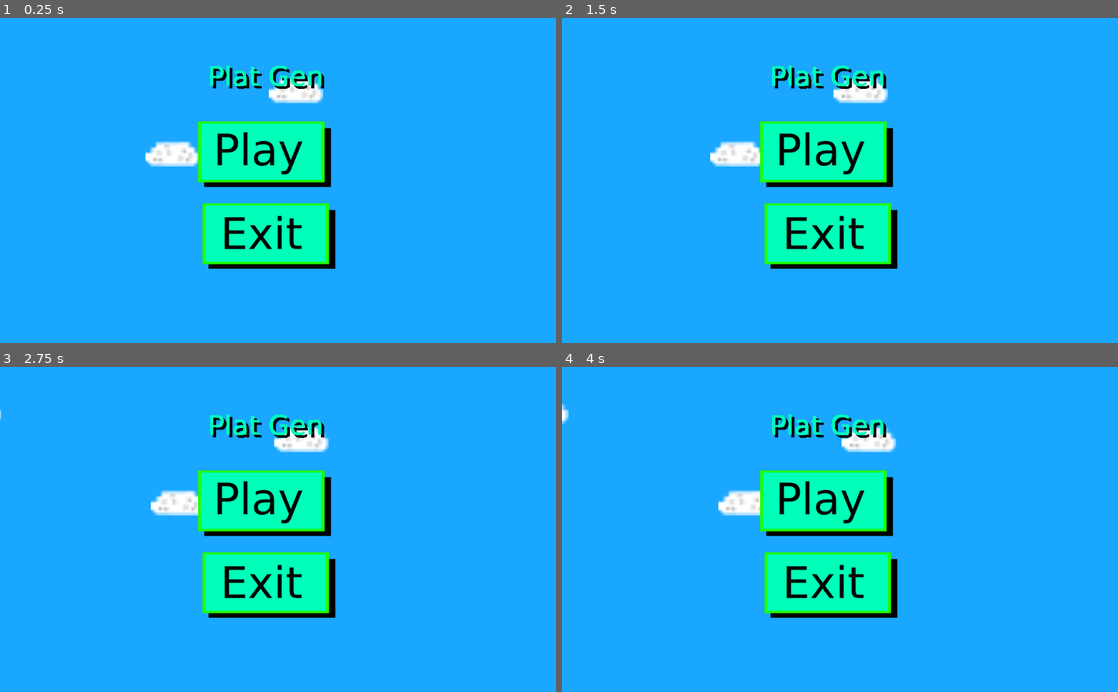
Above: before the commit, frames 1-4 (two rows, left to right).
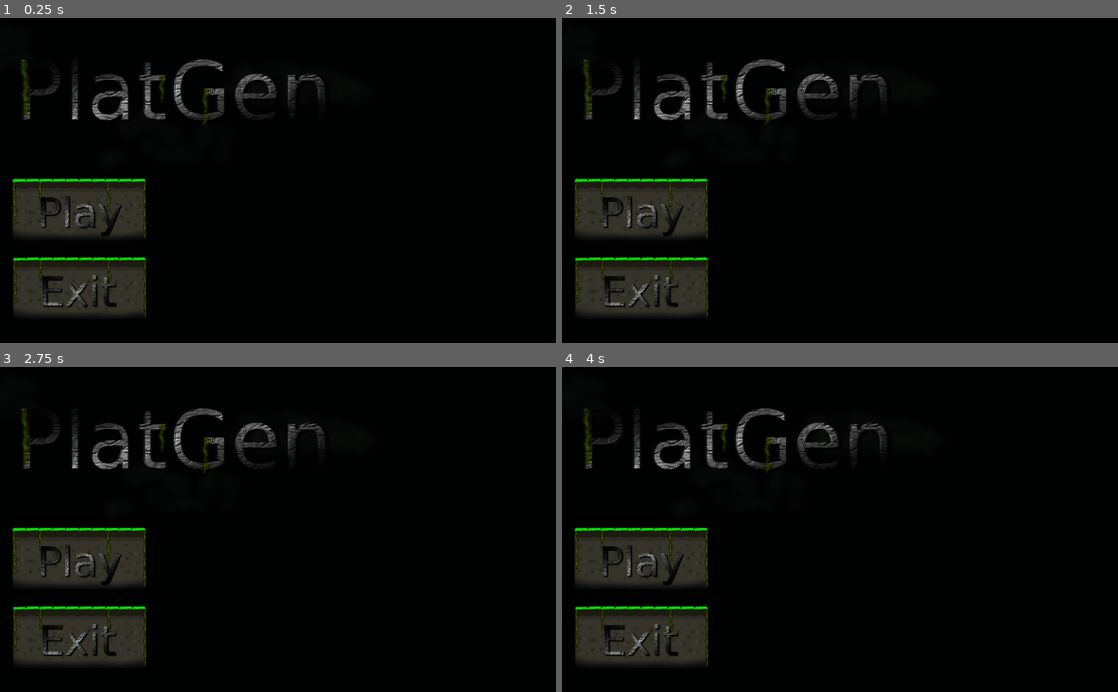
Above: after the commit, the same moments.

Repository: Broken-Lamp-A-Studio/PlatGen
Game: Godot game, scene res://scenes/Menu.tscn
Two runs of this game, one before a commit and one after it. Both use one fixed random seed, a clock stepped at 60 frames per second and the inputs below. Video files are missing from this copy of the repository; at most half a second of black plays in their place.
Inputs (mouse positions are in pixels of both pictures, inside the frame that each line leads up to; where the layout moved, square brackets give the same spot in the first picture):
- Up to frame 1 (0.25 s): no input
- Up to frame 2 (1.5 s): click (639, 213) [828, 154] at 0.5 s; click (639, 213) [828, 154] at 1.25 s
- Up to frame 3 (2.75 s): hold D from 2.03 s (still down); tap Space at 2.27 s
- Up to frame 4 (4 s): tap Enter at 2.75 s; release D at 2.78 s; hold A 2.78-3.53 s; tap Space at 3.02, 3.5 s; hold D from 3.53 s (still down)

The runs differ from the first frame. In frame 1, 98% of the frame differs, in the area x 0-100%, y 0-100%; in frame 2, 98%; in frame 3, 98%; in frame 4, 98%.

Commit message:
Godot files

Diff:
--- a/project.godot
+++ b/project.godot
@@ -15,10 +15,16 @@
 
 [application]
 
-config/name="Plat Gen"
+config/name="PlatGen"
 run/main_scene="res://scenes/Menu.tscn"
-boot_splash/image="res://icon.png"
+boot_splash/image="res://boot.png"
+boot_splash/bg_color=Color( 0, 0, 0, 1 )
 config/icon="res://icon.png"
+
+[debug]
+
+settings/gdscript/max_call_stack=1100
+shapes/collision/shape_color=Color( 0, 0.6, 0.701961, 0.501961 )
 
 [layer_names]
 
@@ -27,6 +33,12 @@
 2d_physics/layer_3="Wall"
 2d_physics/layer_4="enemy"
 
+[logging]
+
+file_logging/enable_file_logging=true
+file_logging/log_path="res://logs/log.txt"
+file_logging/max_log_files=25
+
 [rendering]
 
 environment/default_environment="res://default_env.tres"
--- a/scenes/Maploader.tscn
+++ b/scenes/Maploader.tscn
@@ -1,9 +1,13 @@
-[gd_scene load_steps=4 format=2]
+[gd_scene load_steps=5 format=2]
 
-[ext_resource path="res://textures/mapgen2.png" type="Texture" id=1]
-[ext_resource path="res://textures/mapgen.png" type="Texture" id=2]
+[ext_resource path="res://textures/map/default/cobble_1.png" type="Texture" id=1]
+[ext_resource path="res://textures/map/default/dirt_with_grass.png" type="Texture" id=2]
 
 [sub_resource type="RectangleShape2D" id=1]
+
+[sub_resource type="OccluderPolygon2D" id=2]
+cull_mode = 1
+polygon = PoolVector2Array( 22.2565, 55.4958, 24.4618, -47.4174, -24.7895, -45.9472, -25.5246, 56.966 )
 
 [node name="Maploader" type="StaticBody2D"]
 position = Vector2( 0.735107, -0.735092 )
@@ -12,15 +16,16 @@
 
 [node name="dirt" type="Sprite" parent="."]
 position = Vector2( 0, -0.630249 )
-scale = Vector2( 5, 5 )
 texture = ExtResource( 2 )
 
 [node name="cobble" type="Sprite" parent="."]
 position = Vector2( 0, 45.0217 )
-scale = Vector2( 5, 5 )
 texture = ExtResource( 1 )
 
 [node name="ss" type="CollisionShape2D" parent="."]
 position = Vector2( -0.039598, 22.6872 )
 scale = Vector2( 2.5, 5 )
 shape = SubResource( 1 )
+
+[node name="ss2" type="LightOccluder2D" parent="."]
+occluder = SubResource( 2 )
--- a/scenes/Menu.tscn
+++ b/scenes/Menu.tscn
@@ -1,26 +1,25 @@
-[gd_scene load_steps=17 format=2]
+[gd_scene load_steps=15 format=2]
 
 [ext_resource path="res://textures/logo.png" type="Texture" id=1]
 [ext_resource path="res://scenes/background.tscn" type="PackedScene" id=2]
-[ext_resource path="res://textures/exit_pressed.png" type="Texture" id=3]
-[ext_resource path="res://textures/exit.png" type="Texture" id=4]
-[ext_resource path="res://textures/Play.png" type="Texture" id=5]
-[ext_resource path="res://textures/play_pressed.png" type="Texture" id=6]
+[ext_resource path="res://textures/default_buttons/play_button_2.png" type="Texture" id=3]
+[ext_resource path="res://textures/default_buttons/exit_button_1.png" type="Texture" id=4]
+[ext_resource path="res://textures/default_buttons/play_button_1.png" type="Texture" id=5]
+[ext_resource path="res://textures/default_buttons/exit_button_2.png" type="Texture" id=6]
 [ext_resource path="res://scripts/Menu/exit.gd" type="Script" id=7]
 [ext_resource path="res://scripts/Menu/Menu.gd" type="Script" id=8]
 [ext_resource path="res://scenes/Maploader.tscn" type="PackedScene" id=9]
 [ext_resource path="res://scripts/VideoPlayer.gd" type="Script" id=10]
-[ext_resource path="res://textures/mapdefault.png" type="Texture" id=11]
 [ext_resource path="res://textures/loading.png" type="Texture" id=12]
 [ext_resource path="res://scenes/player.tscn" type="PackedScene" id=13]
 [ext_resource path="res://scripts/map.gd" type="Script" id=14]
 [ext_resource path="res://videos/ig.webm" type="VideoStream" id=16]
 
-[sub_resource type="RectangleShape2D" id=1]
-extents = Vector2( 11.2268, 1.31997 )
-
 [node name="Menu" type="Node2D"]
 script = ExtResource( 8 )
+
+[node name="CanvasModulate" type="CanvasModulate" parent="."]
+color = Color( 0.0470588, 0.0588235, 0.0470588, 1 )
 
 [node name="background" parent="." instance=ExtResource( 2 )]
 
@@ -36,36 +35,51 @@
 }
 
 [node name="logo" type="TextureRect" parent="Control"]
-margin_left = 382.864
-margin_top = 76.8743
-margin_right = 617.864
-margin_bottom = 143.874
+margin_left = -7.75311
+margin_top = 9.52652
+margin_right = 652.247
+margin_bottom = 259.527
+texture = ExtResource( 1 )
+__meta__ = {
+"_edit_use_anchors_": false
+}
+
+[node name="Light2D" type="Light2D" parent="Control/logo"]
+position = Vector2( 326.219, 125.672 )
 texture = ExtResource( 1 )
 
 [node name="exit" type="TextureButton" parent="Control"]
-margin_left = 372.595
-margin_top = 342.385
-margin_right = 872.595
-margin_bottom = 592.385
+margin_left = 23.3669
+margin_top = 440.804
+margin_right = 523.367
+margin_bottom = 690.804
 rect_scale = Vector2( 0.5, 0.5 )
 texture_normal = ExtResource( 4 )
-texture_hover = ExtResource( 3 )
+texture_hover = ExtResource( 6 )
 script = ExtResource( 7 )
 __meta__ = {
 "_edit_use_anchors_": false
 }
 
+[node name="Light2D" type="Light2D" parent="Control/exit"]
+position = Vector2( 247.635, 126.992 )
+texture = ExtResource( 4 )
+
 [node name="play" type="TextureButton" parent="Control"]
-margin_left = 365.042
-margin_top = 191.333
-margin_right = 865.042
-margin_bottom = 441.333
+margin_left = 22.1635
+margin_top = 296.102
+margin_right = 522.163
+margin_bottom = 546.102
 rect_scale = Vector2( 0.5, 0.5 )
 texture_normal = ExtResource( 5 )
-texture_hover = ExtResource( 6 )
+texture_hover = ExtResource( 3 )
 __meta__ = {
 "_edit_use_anchors_": false
 }
+
+[node name="Light2D" type="Light2D" parent="Control/play"]
+position = Vector2( 249.133, 125.494 )
+texture = ExtResource( 5 )
 
 [node name="map" type="Node2D" parent="."]
 position = Vector2( -1.12244, 404.591 )
@@ -91,21 +105,3 @@
 __meta__ = {
 "_edit_use_anchors_": false
 }
-
-[node name="Area2D" type="KinematicBody2D" parent="."]
-position = Vector2( -2.99658, 5.99323 )
-collision_layer = 5
-collision_mask = 0
-collision/safe_margin = 0.12
-motion/sync_to_physics = true
-
-[node name="CollisionShape2D" type="CollisionShape2D" parent="Area2D"]
-position = Vector2( 534.74, 583.045 )
-scale = Vector2( 50, 30 )
-shape = SubResource( 1 )
-
-[node name="mapdefault" type="Sprite" parent="Area2D"]
-visible = false
-position = Vector2( 528.188, 572.209 )
-scale = Vector2( 4, 7 )
-texture = ExtResource( 11 )
--- a/scenes/background.tscn
+++ b/scenes/background.tscn
@@ -1,10 +1,12 @@
-[gd_scene load_steps=6 format=2]
+[gd_scene load_steps=8 format=2]
 
 [ext_resource path="res://textures/background/sky.png" type="Texture" id=1]
 [ext_resource path="res://textures/background/cloud1.png" type="Texture" id=2]
 [ext_resource path="res://scripts/background2.gd" type="Script" id=3]
 [ext_resource path="res://scripts/Sprite2.gd" type="Script" id=4]
 [ext_resource path="res://scripts/Sprite3.gd" type="Script" id=5]
+[ext_resource path="res://textures/background/cloud3.png" type="Texture" id=6]
+[ext_resource path="res://textures/background/cloud2.png" type="Texture" id=7]
 
 [node name="background" type="Node2D"]
 script = ExtResource( 3 )
@@ -30,7 +32,7 @@
 [node name="Sprite" type="Sprite" parent="."]
 position = Vector2( -58.4405, 54.5445 )
 scale = Vector2( 5, 5 )
-texture = ExtResource( 2 )
+texture = ExtResource( 6 )
 
 [node name="Sprite2" type="Sprite" parent="."]
 position = Vector2( 545.445, 107.141 )
@@ -39,7 +41,7 @@
 script = ExtResource( 4 )
 
 [node name="Sprite3" type="Sprite" parent="."]
-position = Vector2( 317.527, 224.022 )
+position = Vector2( 315.579, 220.126 )
 scale = Vector2( 5, 5 )
-texture = ExtResource( 2 )
+texture = ExtResource( 7 )
 script = ExtResource( 5 )
--- /dev/null
+++ b/scenes/fire/Fire-general.tscn
@@ -0,0 +1,19 @@
+[gd_scene load_steps=4 format=2]
+
+[ext_resource path="res://scenes/fire/fire-main.tscn" type="PackedScene" id=1]
+[ext_resource path="res://textures/light fix patch1.png" type="Texture" id=2]
+[ext_resource path="res://scenes/fire/fire-micro.tscn" type="PackedScene" id=3]
+
+[node name="Fire-general" type="Node2D"]
+
+[node name="fire-micro" parent="." instance=ExtResource( 3 )]
+
+[node name="fire-main" parent="." instance=ExtResource( 1 )]
+
+[node name="Light2D" type="Light2D" parent="."]
+position = Vector2( 1.72094, 1.35704 )
+scale = Vector2( 0.253682, 0.409883 )
+texture = ExtResource( 2 )
+color = Color( 0.760784, 0.431373, 0.141176, 1 )
+shadow_enabled = true
+shadow_color = Color( 0.886275, 0.698039, 0.12549, 0 )
--- /dev/null
+++ b/scenes/fire/Fire-micro2.gd
@@ -0,0 +1,21 @@
+extends Sprite
+var rng = RandomNumberGenerator.new()
+var random = 0
+onready var time = OS.get_system_time_msecs()
+onready var time2 = OS.get_system_time_secs()
+func _ready():
+	set_process(true)
+	self.visible = true
+	rng.randomize()
+	random = rng.randf_range(1, 5)
+
+
+func _process(delta):
+	if(OS.get_system_time_msecs() - time > 50):
+		self.position.x += rng.randf_range(-1.00, 1.00)
+		self.position.y += 1
+		self.rotate(rng.randf_range(-1.00, 1.00))
+		time = OS.get_system_time_msecs()
+	if(OS.get_system_time_secs() - time > random):
+		self.visible = false
+		set_process(false)
--- /dev/null
+++ b/scenes/fire/fire-main.tscn
@@ -0,0 +1,18 @@
+[gd_scene load_steps=5 format=2]
+
+[ext_resource path="res://scripts/fire-main.gd" type="Script" id=1]
+[ext_resource path="res://textures/fire/main/orange.png" type="Texture" id=2]
+[ext_resource path="res://textures/fire/main/yellow.png" type="Texture" id=3]
+[ext_resource path="res://textures/fire/main/red.png" type="Texture" id=4]
+
+[node name="fire-main" type="Node2D"]
+script = ExtResource( 1 )
+
+[node name="Sprite3" type="Sprite" parent="."]
+texture = ExtResource( 3 )
+
+[node name="Sprite" type="Sprite" parent="."]
+texture = ExtResource( 2 )
+
+[node name="Sprite2" type="Sprite" parent="."]
+texture = ExtResource( 4 )
--- /dev/null
+++ b/scenes/fire/fire-micro.gd
@@ -0,0 +1,44 @@
+extends Node2D
+
+onready var time = OS.get_system_time_msecs()
+var rng = RandomNumberGenerator.new()
+var clonename = "particle"
+var clonecount2 = "1"
+var color = 1
+var random = 0
+var active = 0
+var clonetype = Sprite.new()
+var actualclone = ""
+var clonelist = ""
+var texture2 = ""
+var defx = 0
+var defy = 0
+
+func _ready():
+	rng.randomize()
+
+func _process(delta):
+	if(active == 1):
+		if(OS.get_system_time_msecs() - time > 200):
+			clonename = clonename+clonecount2
+			clonelist = [clonelist, clonename]
+			clonetype.name = clonename
+			self.add_child(clonetype)
+			random = rng.randf_range(1, 4)
+			if(random == 1):
+				texture2 = "res://textures/fire/micro/red.png"
+			if(random == 2):
+				texture2 = "res://textures/fire/micro/yellow.png"
+			if(random == 3):
+				texture2 = "res://textures/fire/micro/black.png"
+			if(random == 4):
+				texture2 = "res://textures/fire/micro/orange.png"
+			get_node(clonename).texture = load(texture2)
+			random = rng.randf_range(1, 3)
+			get_node(clonename).scale.x = random
+			random = rng.randf_range(1, 3)
+			get_node(clonename).scale.y = random
+			get_node(clonename).position.x = defx
+			get_node(clonename).position.y = defy
+			get_node(clonename).set_script(load("res://scenes/fire/Fire-micro2.gd"))
+			time = OS.get_system_time_msecs()
--- /dev/null
+++ b/scenes/fire/fire-micro.tscn
@@ -0,0 +1,8 @@
+[gd_scene load_steps=2 format=2]
+
+[ext_resource path="res://scenes/fire/fire-micro.gd" type="Script" id=1]
+
+[node name="fire-micro" type="Node2D"]
+script = ExtResource( 1 )
+
+[node name="Sprite" type="Sprite" parent="."]
--- a/scenes/player.tscn
+++ b/scenes/player.tscn
@@ -1,7 +1,8 @@
-[gd_scene load_steps=4 format=2]
+[gd_scene load_steps=5 format=2]
 
 [ext_resource path="res://textures/player/right-1.png" type="Texture" id=1]
 [ext_resource path="res://scripts/playerengine.gd" type="Script" id=2]
+[ext_resource path="res://textures/light fix patch2.png" type="Texture" id=3]
 
 [sub_resource type="RectangleShape2D" id=1]
 extents = Vector2( 21.2557, 45.8679 )
@@ -22,7 +23,18 @@
 
 [node name="RayCast2D" type="RayCast2D" parent="."]
 enabled = true
+cast_to = Vector2( 30, 50 )
+collide_with_areas = true
 
 [node name="Camera2D" type="Camera2D" parent="."]
 position = Vector2( 27.5563, 53.4297 )
 smoothing_enabled = true
+
+[node name="Light2D" type="Light2D" parent="."]
+position = Vector2( 28.5351, 46.3995 )
+scale = Vector2( 0.275335, 0.352683 )
+texture = ExtResource( 3 )
+color = Color( 0.819608, 0.792157, 0.133333, 1 )
+energy = 0.48
+shadow_enabled = true
+shadow_color = Color( 0.87451, 0.898039, 0.0705882, 0 )
--- a/scripts/Menu/Menu.gd
+++ b/scripts/Menu/Menu.gd
@@ -16,7 +16,6 @@
 		get_node("Control").visible = false
 		get_node("Control").set_process(false)
 		get_node("Control").set_process_input(false)
-		get_node("Area2D/mapdefault").visible = true
 		get_node("Loading").visible = true
 		boot = 1
 	if(boot == 1):
--- /dev/null
+++ b/scripts/fire-main.gd
@@ -0,0 +1,17 @@
+extends Node2D
+
+onready var time = OS.get_system_time_msecs()
+var rng = RandomNumberGenerator.new()
+var random = 0
+func _ready():
+	rng.randomize()
+
+func _process(delta):
+	if(OS.get_system_time_msecs() - time > 100):
+		random = rng.randf_range(-2, 2)
+		get_node("Sprite").rotate(random)
+		random = rng.randf_range(-2, 2)
+		get_node("Sprite2").rotate(random)
+		random = rng.randf_range(-2, 2)
+		get_node("Sprite3").rotate(random)
+		time = OS.get_system_time_msecs()
--- a/scripts/map.gd
+++ b/scripts/map.gd
@@ -15,8 +15,8 @@
 var childlist = [childlist]
 var childlist2 = [childlist2]
 var childscount2 = "2"
-var random2 = 30
-var random3 = 0
+var random2 = 0
+var random3 = 20
 var cc2 = "0"
 var childpath2 = "0"
 var cc3 = "0"
@@ -48,17 +48,9 @@
 		self.add_child(cc)
 		get_node(childname).visible = true
 		random2 += rng.randf_range(50, 60)
-		if(y2 == 10):
-			y2 = 0
 
-		else:
-			y2 += 1
-			random = rng.randf_range(1, 5)
-			if(random == 1):
-				random3 += rng.randf_range(0, 50)
-			if(random == 2):
-				random3 -= rng.randf_range(0, 50)
-			print(random3)
+		random3 = rng.randf_range(30, 100)
+		print(random3)
 		childname2 = childname+"/dirt"
 		get_node(childname2).position.x = random2
 		get_node(childname2).position.y = random3
@@ -66,6 +58,9 @@
 		get_node(childname2).position.x = random2
 		get_node(childname2).position.y = random3+50
 		childname2 = childname+"/ss"
+		get_node(childname2).position.x = random2
+		get_node(childname2).position.y = random3+25
+		childname2 = childname+"/ss2"
 		get_node(childname2).position.x = random2
 		get_node(childname2).position.y = random3+25
 
--- a/scripts/playerengine.gd
+++ b/scripts/playerengine.gd
@@ -16,6 +16,8 @@
 var jp = 0
 var jump = 0
 func _ready():
+	self.position.x = 70
+	self.position.y = 50
 	set_process(false)
 	set_physics_process(false)
 	set_process_input(false)
Binary file added: boot.png
Not shown, added: boot.png.import
Binary file added: filesofftopic/Update-1/Update-1.png
Not shown, added: filesofftopic/Update-1/Update-1.png.import
Binary file added: filesofftopic/Update-1/Update-1_background.png
Not shown, added: filesofftopic/Update-1/Update-1_background.png.import
Binary file changed: icon.png
Not shown, added: logs/log-2020-06-28-14-12-46.txt
Not shown, added: logs/log-2020-06-28-15-12-35.txt
Not shown, added: logs/log-2020-06-28-15-14-18.txt
Not shown, added: logs/log-2020-06-28-16-22-39.txt
Not shown, added: logs/log-2020-06-28-16-23-55.txt
(and 71 more such lines)
